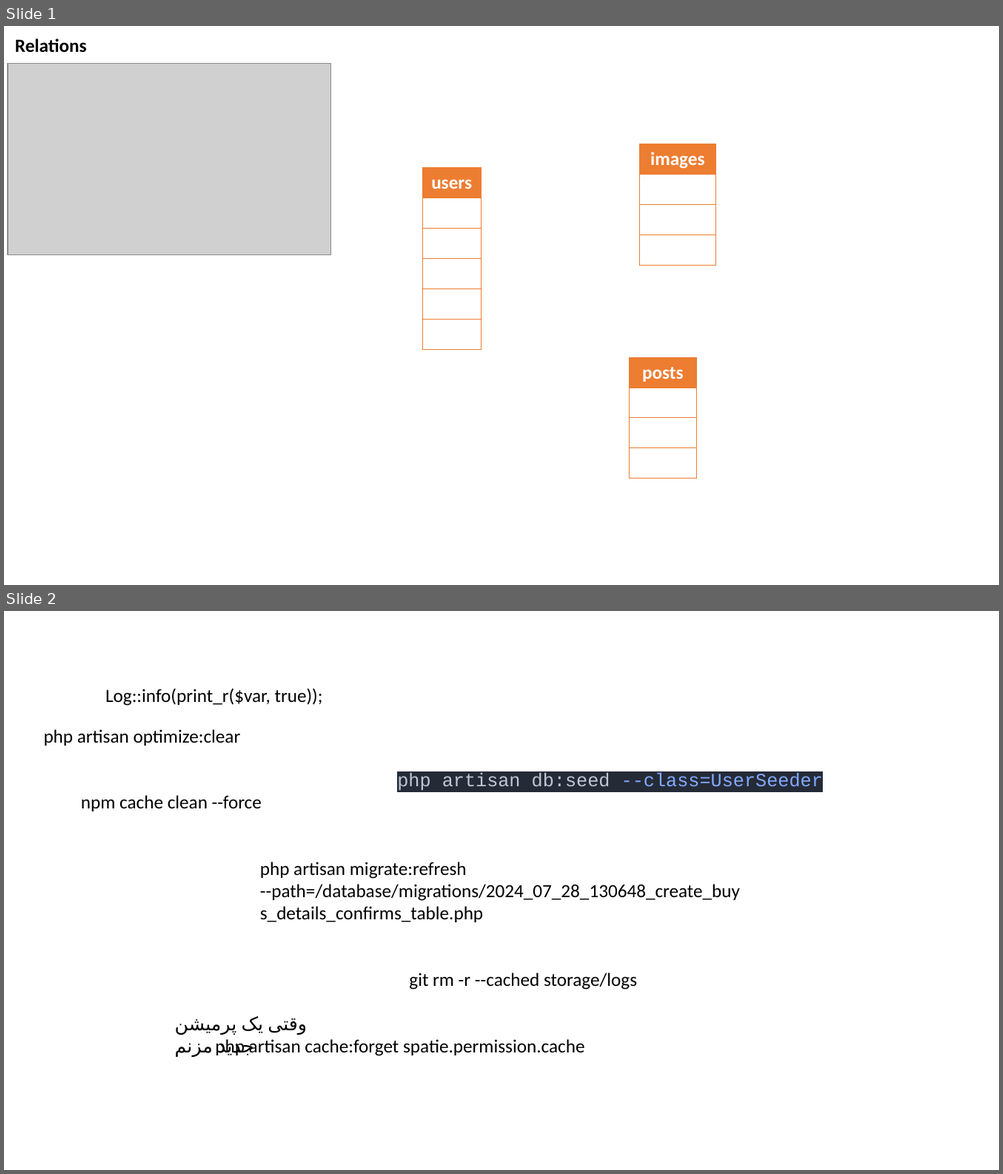
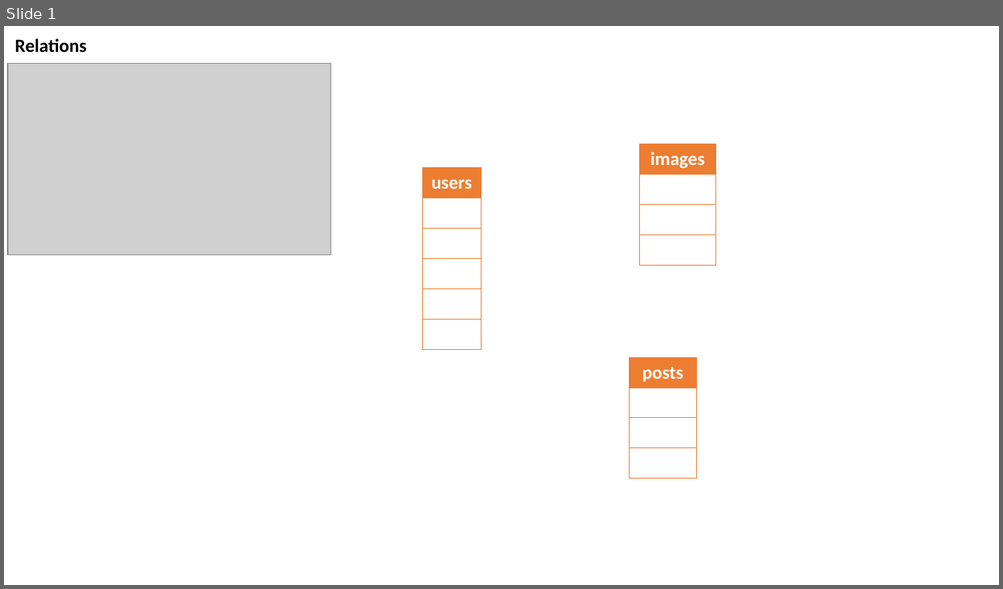
Before and after one commit to MohammadFAHssn/Udemy--Lets-Learn-Laravel--A-Guided-Path-For-Beginners, a slide deck: Presentation1.pptx. Shown one above the other, each under a label of ours: slides 1 and 2 before the commit, slide 1 after it. The pictures are 1003x1174 and 1003x589 pixels, drawn with LibreOffice and Linux fonts; fonts in the diff are those of the drawing; grey boxes stand for pictures. Boxes give left, top, right and bottom in pixels: in the first picture for what was removed or moved away, otherwise in the second. Text is boxed around its words. In the diff, an @@ line names an element or a change of style, - is before the commit and + after.

```diff
--- a/Presentation1.pptx
+++ b/Presentation1.pptx
@@ slide 2 removed at <box>4,611,999,1170</box>, background #FFFFFF @@
@@ text removed at <box>105,688,323,706</box> @@
-Log::info(print_r($var, true));
@@ text removed at <box>44,729,241,746</box> @@
-php artisan optimize:clear
@@ text removed at <box>397,773,822,793</box> @@
-php artisan db:seed --class=UserSeeder
@@ text removed at <box>81,795,262,812</box> @@
-npm cache clean --force
@@ text removed at <box>260,862,740,923</box> @@
-php artisan migrate:refresh --path=/database/migrations/2024_07_28_130648_create_buys_details_confirms_table.php
@@ text removed at <box>409,973,637,990</box> @@
-git rm -r --cached storage/logs
@@ text removed at <box>217,1019,307,1056</box> @@
-وقتی یک پرمیشن جدید مزنم
@@ text removed at <box>215,1039,584,1056</box> @@
-php artisan cache:forget spatie.permission.cache
```
Also in this commit, not shown: 3 other files.
